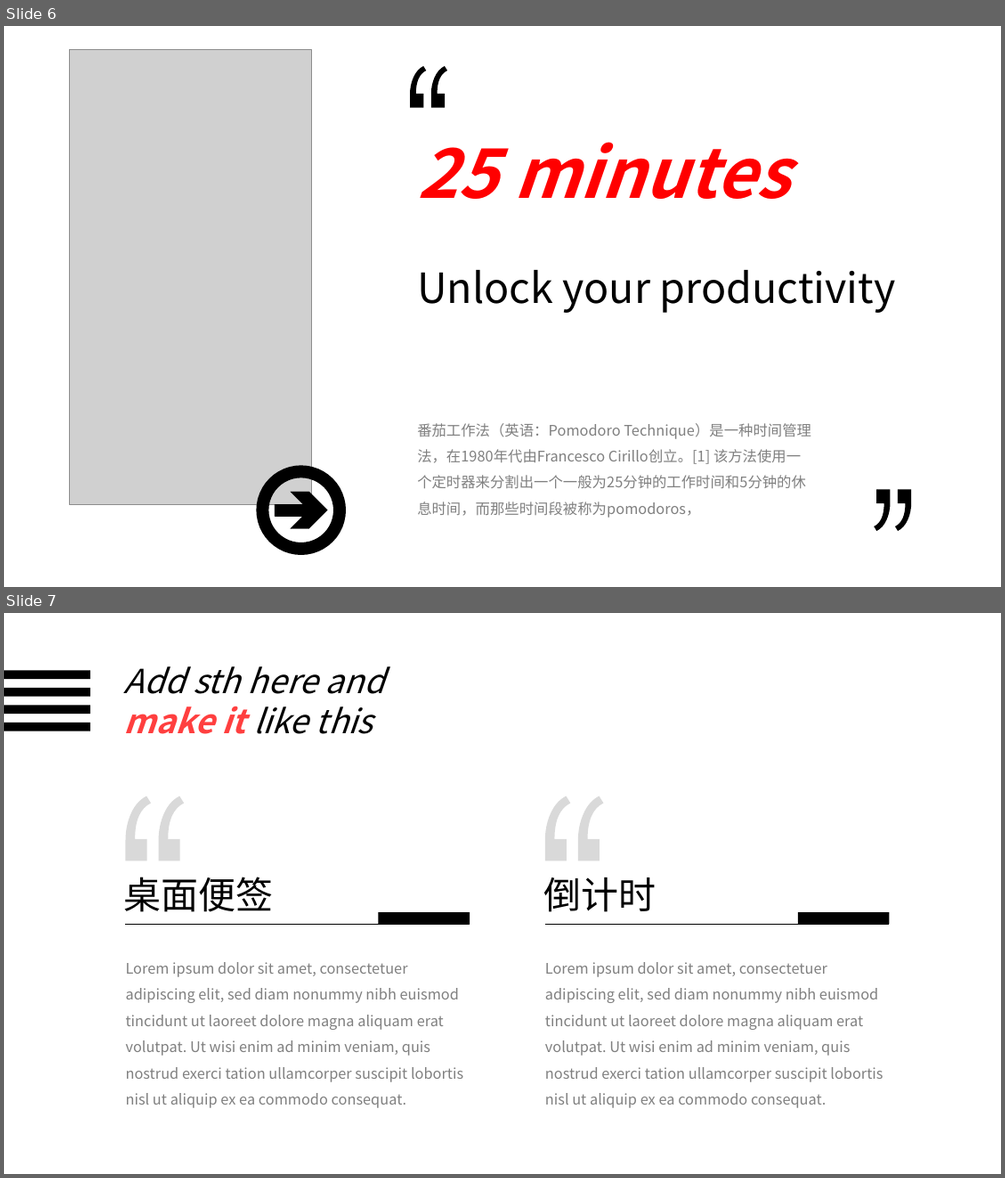
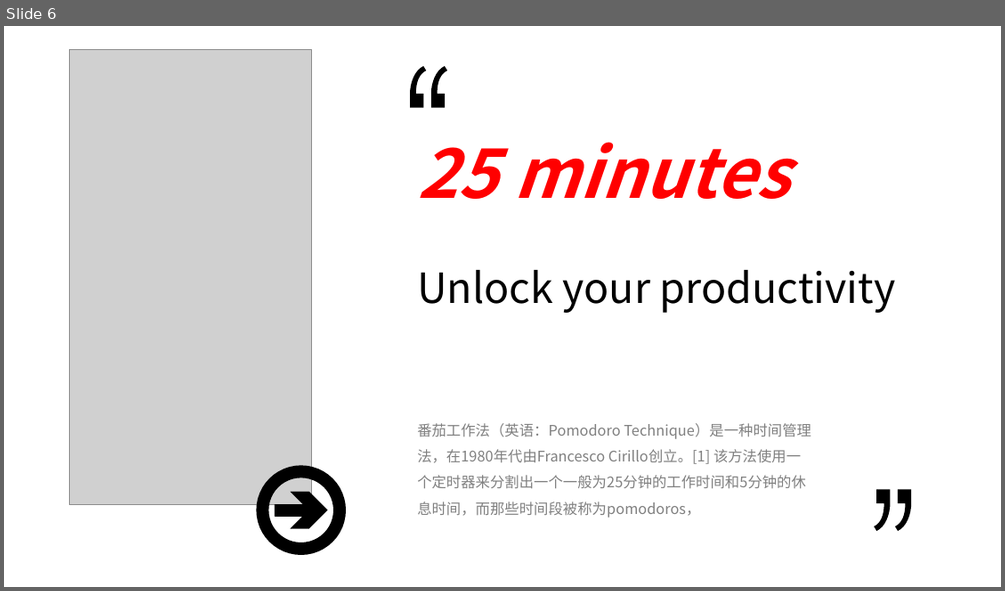
Before and after one commit to ttzztztz/SSE_201906, a slide deck: documents/展示ppt.pptx. Shown one above the other, each under a label of ours: slides 6 and 7 before the commit, slide 6 after it. The pictures are 1005x1178 and 1005x591 pixels, drawn with LibreOffice and Linux fonts; fonts in the diff are those of the drawing; grey boxes stand for pictures. Boxes give left, top, right and bottom in pixels: in the first picture for what was removed or moved away, otherwise in the second. Text is boxed around its words. In the diff, an @@ line names an element or a change of style, - is before the commit and + after.

```diff
--- a/documents/展示ppt.pptx
+++ b/documents/展示ppt.pptx
@@ slide 7 removed at [4,613,1001,1174], background #FFFFFF @@
@@ text removed at [124,666,384,734] @@
-Add sth here and make it like this
@@ group removed at [4,671,90,731]: 4 rectangles @@
@@ freeform shape removed at [126,796,184,861] @@
@@ freeform shape removed at [545,796,604,861] @@
@@ text removed at [124,876,274,912] @@
-桌面便签
@@ text removed at [543,877,655,912] @@
-倒计时
@@ line removed from (126, 924) to (469, 924) @@
@@ rectangle removed at [379,912,469,924] @@
@@ line removed from (545, 924) to (890, 924) @@
@@ rectangle removed at [798,912,890,924] @@
@@ text removed at [126,962,463,1108] @@
-Lorem ipsum dolor sit amet, consectetuer adipiscing elit, sed diam nonummy nibh euismod tincidunt ut laoreet dolore magna aliquam erat volutpat. Ut wisi enim ad minim veniam, quis nostrud exerci tation ullamcorper suscipit lobortis nisl ut aliquip ex ea commodo consequat.
@@ text removed at [545,962,882,1108] @@
-Lorem ipsum dolor sit amet, consectetuer adipiscing elit, sed diam nonummy nibh euismod tincidunt ut laoreet dolore magna aliquam erat volutpat. Ut wisi enim ad minim veniam, quis nostrud exerci tation ullamcorper suscipit lobortis nisl ut aliquip ex ea commodo consequat.
```
Also in this commit, not shown: 1 slide added, 1 other slide removed, 13 other files.
